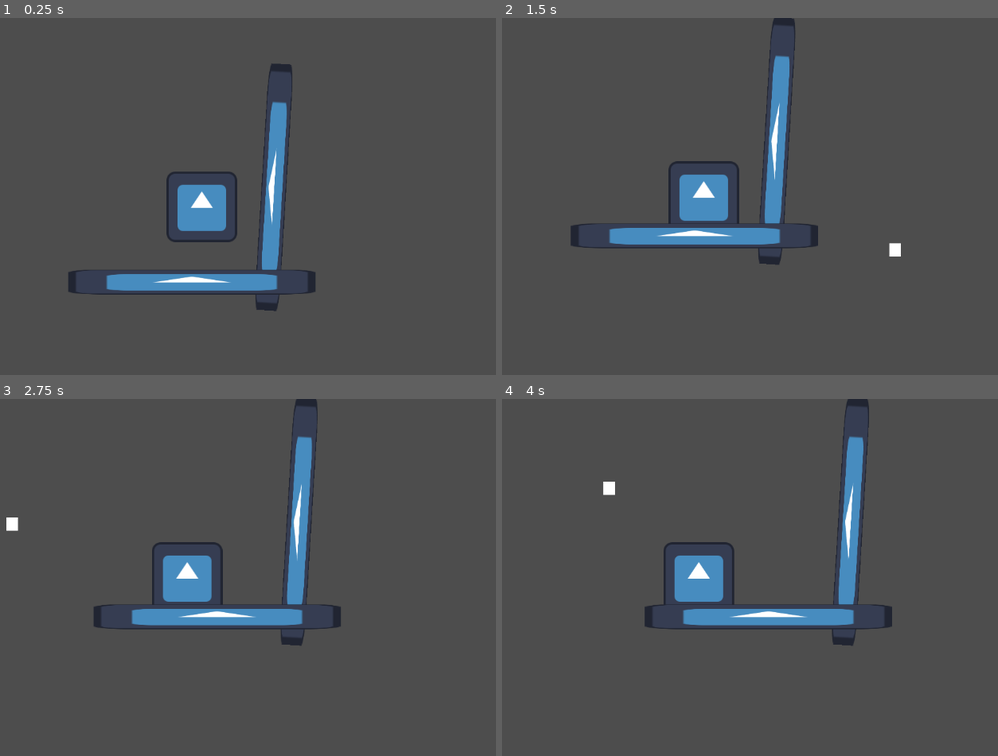
Above: before the commit, frames 1-4 (two rows, left to right).
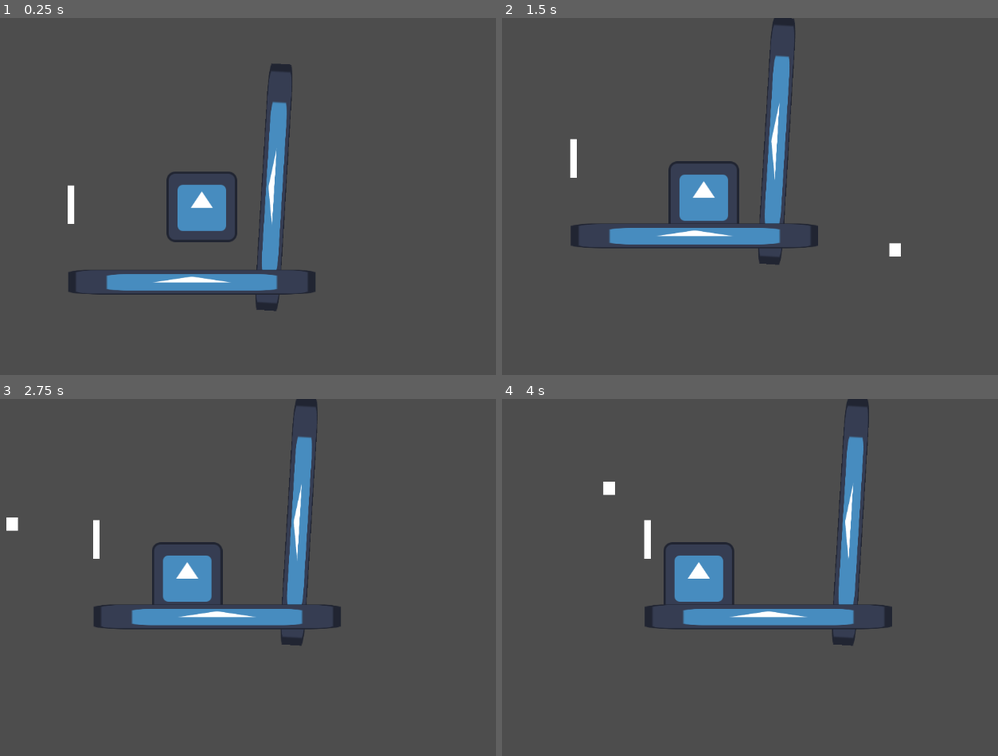
Above: after the commit, the same moments.

Repository: arrowira/RedDotJam
Game: Godot game, scene res://main.tscn
The game is run twice, just before and just after one commit, with the same random seed, the same clock (stepped at 60 frames per second) and the same inputs. The engine's default icon, where the game draws it, is replaced by a stand-in: a white triangle on a blue panel in a dark square.
Inputs (mouse positions are in pixels of both pictures, inside the frame that each line leads up to):
- Up to frame 1 (0.25 s): no input
- Up to frame 2 (1.5 s): move the mouse to (670, 267) at 0.52 s; move the mouse to (893, 250) at 1.27 s
- Up to frame 3 (2.75 s): tap Enter at 2 s; move the mouse to (9, 523) at 2.02 s
- Up to frame 4 (4 s): move the mouse to (735, 577) at 2.77 s; move the mouse to (606, 488) at 3.52 s

The runs differ from the first frame. In frame 1, 0.2% of the frame differs, in the area x 13-16%, y 46-58%; in frame 2, 0.2%, in the area x 13-16%, y 33-45%; in frame 3, 0.1%; in frame 4, 0.2%.

Commit message:
simple level transition

Diff:
--- /dev/null
+++ b/reddotproject/exit.gd
@@ -0,0 +1,23 @@
+extends Area2D
+
+func _ready():
+
+	# Connect signal programmatically (optional if you use the editor)
+	connect("body_entered", Callable(self, "_on_body_entered"))
+
+func _on_body_entered(body):
+
+	if body.name == "Cat":
+		print("endLvl")
+
+		#body.queue_free()
+
+		$Timer.start()
+
+
+
+
+
+
+func _on_timer_timeout() -> void:
+	get_tree().change_scene_to_file(get_parent().lvlPath)
--- /dev/null
+++ b/reddotproject/exit.tscn
@@ -0,0 +1,28 @@
+[gd_scene load_steps=5 format=3 uid="uid://deh4lr4l0eqfj"]
+
+[ext_resource type="Script" path="res://exitParent.gd" id="1_7uasp"]
+[ext_resource type="Script" path="res://exit.gd" id="1_i0jty"]
+
+[sub_resource type="RectangleShape2D" id="RectangleShape2D_8oel8"]
+size = Vector2(13, 70)
+
+[sub_resource type="CanvasTexture" id="CanvasTexture_t08u0"]
+
+[node name="exit" type="Node2D"]
+script = ExtResource("1_7uasp")
+
+[node name="Area2D" type="Area2D" parent="."]
+script = ExtResource("1_i0jty")
+
+[node name="CollisionShape2D" type="CollisionShape2D" parent="Area2D"]
+position = Vector2(-0.5, 0)
+shape = SubResource("RectangleShape2D_8oel8")
+
+[node name="Timer" type="Timer" parent="Area2D"]
+
+[node name="Sprite2D" type="Sprite2D" parent="Area2D"]
+position = Vector2(-4.76837e-07, 0)
+scale = Vector2(12, 70)
+texture = SubResource("CanvasTexture_t08u0")
+
+[connection signal="timeout" from="Area2D/Timer" to="Area2D" method="_on_timer_timeout"]
--- /dev/null
+++ b/reddotproject/exitParent.gd
@@ -0,0 +1,12 @@
+extends Node2D
+
+@export var lvlName = ""
+@export var lvlPath = "res://" + lvlName + ".tscn"
+# Called when the node enters the scene tree for the first time.
+func _ready() -> void:
+	lvlPath = "res://" + lvlName + ".tscn"
+
+
+# Called every frame. 'delta' is the elapsed time since the previous frame.
+func _process(delta: float) -> void:
+	pass
--- /dev/null
+++ b/reddotproject/lvl_2.tscn
@@ -0,0 +1,3 @@
+[gd_scene format=3 uid="uid://ld4sfm11lipc"]
+
+[node name="lvl2" type="Node2D"]
--- a/reddotproject/main.tscn
+++ b/reddotproject/main.tscn
@@ -1,13 +1,17 @@
-[gd_scene load_steps=5 format=3 uid="uid://djyg3yfqvrvqv"]
+[gd_scene load_steps=7 format=3 uid="uid://djyg3yfqvrvqv"]
 
 [ext_resource type="Texture2D" uid="uid://bm3ktic81brxs" path="res://icon.svg" id="1_4yrl0"]
 [ext_resource type="PackedScene" uid="uid://bvbpvexlyuf02" path="res://redDot.tscn" id="1_5fw3v"]
+[ext_resource type="PackedScene" uid="uid://bonavi8ewksq3" path="res://scene_transition.tscn" id="1_f7rki"]
 [ext_resource type="PackedScene" uid="uid://lxssocnf1y78" path="res://cat.tscn" id="2_6v5ln"]
+[ext_resource type="PackedScene" uid="uid://deh4lr4l0eqfj" path="res://exit.tscn" id="4_fgjsn"]
 
 [sub_resource type="RectangleShape2D" id="RectangleShape2D_uadrq"]
 size = Vector2(428, 20)
 
 [node name="Node2D" type="Node2D"]
+
+[node name="sceneTransition" parent="." instance=ExtResource("1_f7rki")]
 
 [node name="redDot" parent="." instance=ExtResource("1_5fw3v")]
 
@@ -38,3 +42,7 @@
 position = Vector2(15, 182)
 scale = Vector2(3.5, 0.351563)
 texture = ExtResource("1_4yrl0")
+
+[node name="exit" parent="." instance=ExtResource("4_fgjsn")]
+position = Vector2(-223, 56)
+lvlName = "lvl_2"
--- /dev/null
+++ b/reddotproject/scene_transition.tscn
@@ -0,0 +1,10 @@
+[gd_scene format=3 uid="uid://bonavi8ewksq3"]
+
+[node name="sceneTransition" type="Node2D"]
+
+[node name="Panel" type="Panel" parent="."]
+anchors_preset = 15
+anchor_right = 1.0
+anchor_bottom = 1.0
+grow_horizontal = 2
+grow_vertical = 2
